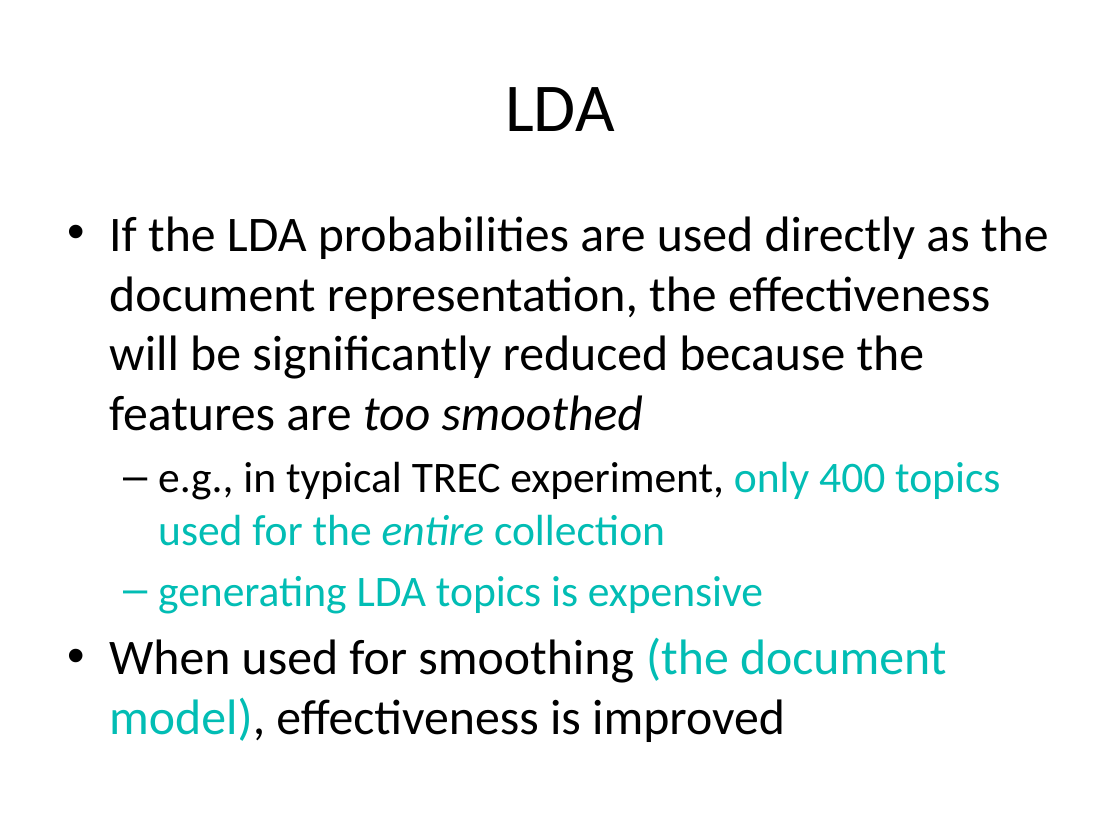
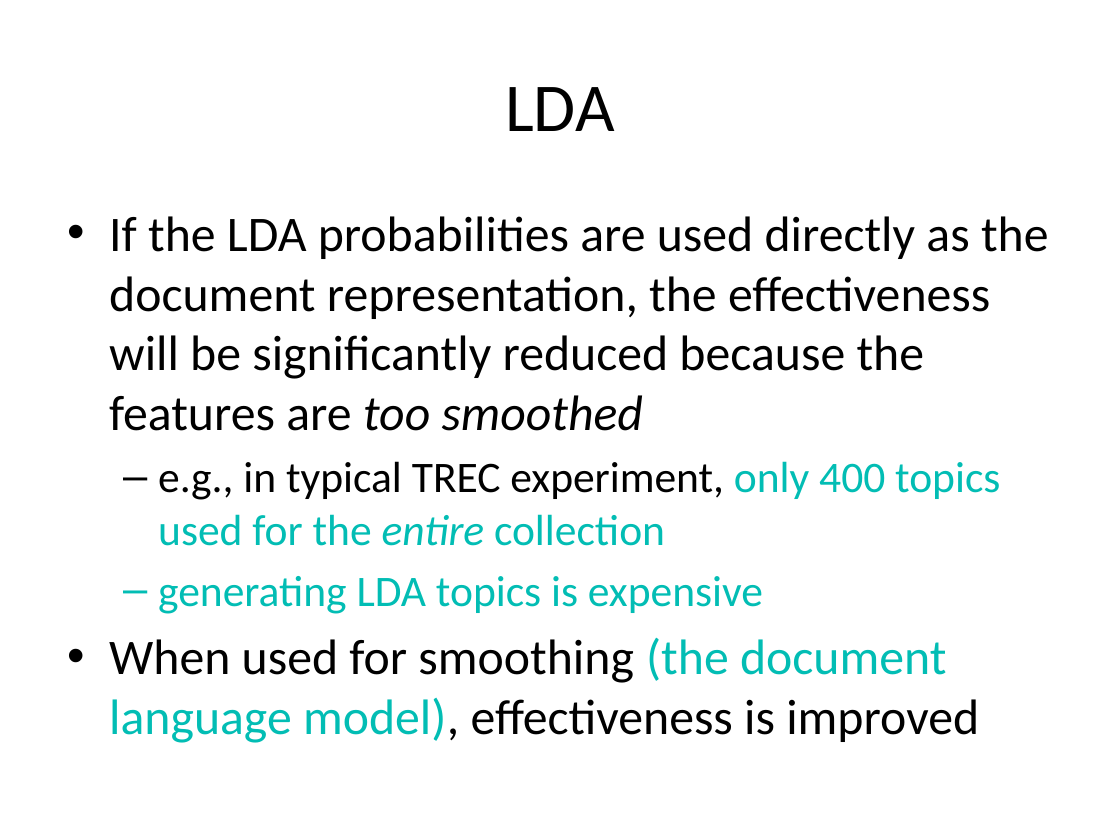
Before and after one commit to phvargas/cs834-f16, a slide deck: slide 86 of slides/chap7-mln.pptx. Drawn at 1120x840 pixels with LibreOffice and Linux fonts; fonts in the diff are those of the drawing. Boxes give left, top, right and bottom in pixels: in the first picture for what was removed or moved away, otherwise in the second. Text is boxed around its words. In the diff, an @@ line names an element or a change of style, - is before the commit and + after.

Commit message:
week 11 slides

```diff
--- a/slides/chap7-mln.pptx
+++ b/slides/chap7-mln.pptx
@@ text at bbox=[109, 638, 979, 743]: text changed @@
-• When used for smoothing (the document model), effectiveness is improved
+• When used for smoothing (the document language model), effectiveness is improved
```
Also in this commit, not shown: 2 other files.
